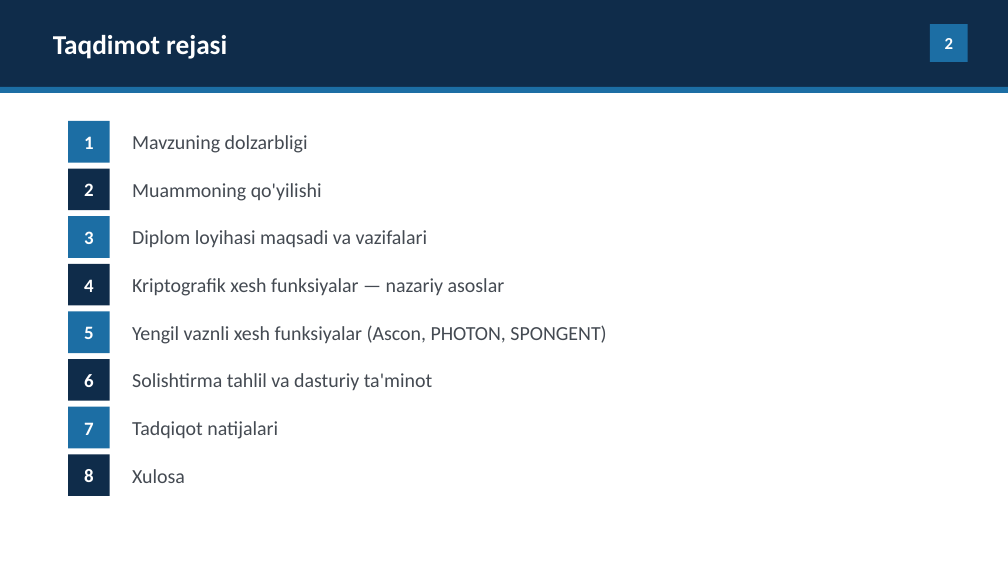
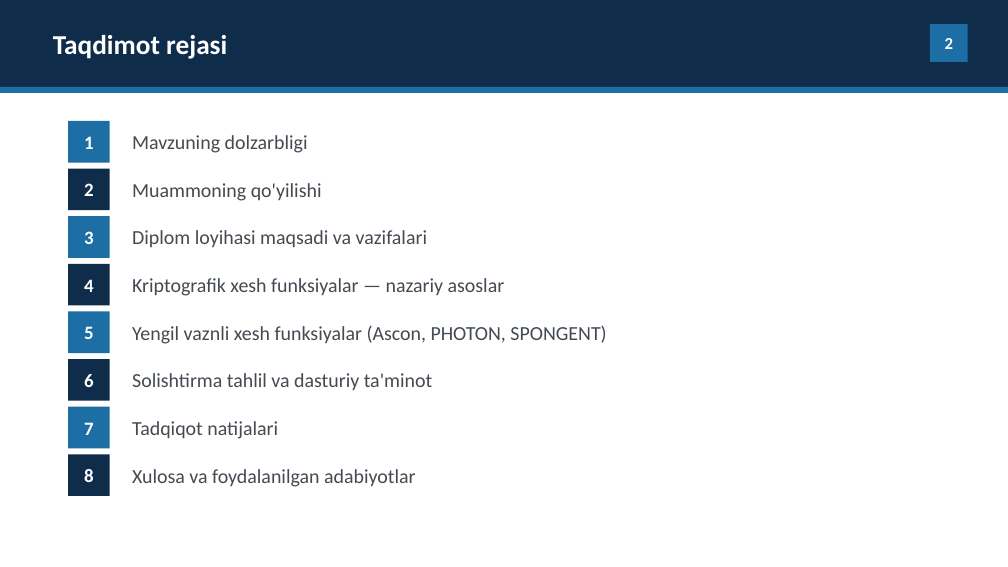
Before and after one commit to Ahmadkhojaev/diplom_ishi, a slide deck: slide 2 of Abbos_taqdimot.pptx. Drawn at 1008x567 pixels with LibreOffice and Linux fonts; fonts in the diff are those of the drawing. Boxes give left, top, right and bottom in pixels: in the first picture for what was removed or moved away, otherwise in the second. Text is boxed around its words. In the diff, an @@ line names an element or a change of style, - is before the commit and + after.

Commit message:
Taqdimot: ilmiy rahbar (Olimov I.S.) va foydalanilgan adabiyotlar slaydi qo'shildi

```diff
--- a/Abbos_taqdimot.pptx
+++ b/Abbos_taqdimot.pptx
@@ text at bbox=[132, 469, 415, 487]: text changed @@
-Xulosa
+Xulosa va foydalanilgan adabiyotlar
```
Also in this commit, not shown: 1 other slide changed, 1 slide added.
